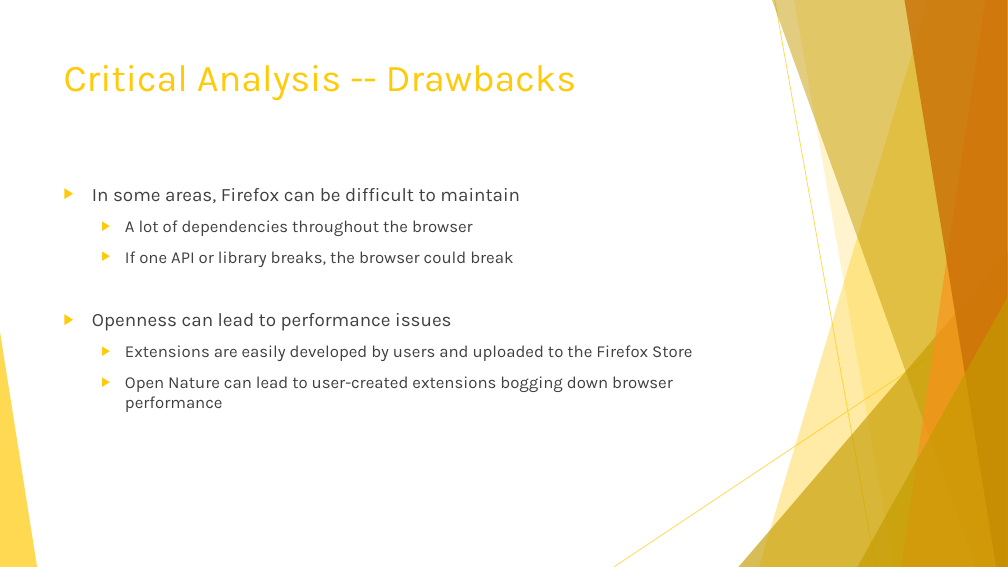
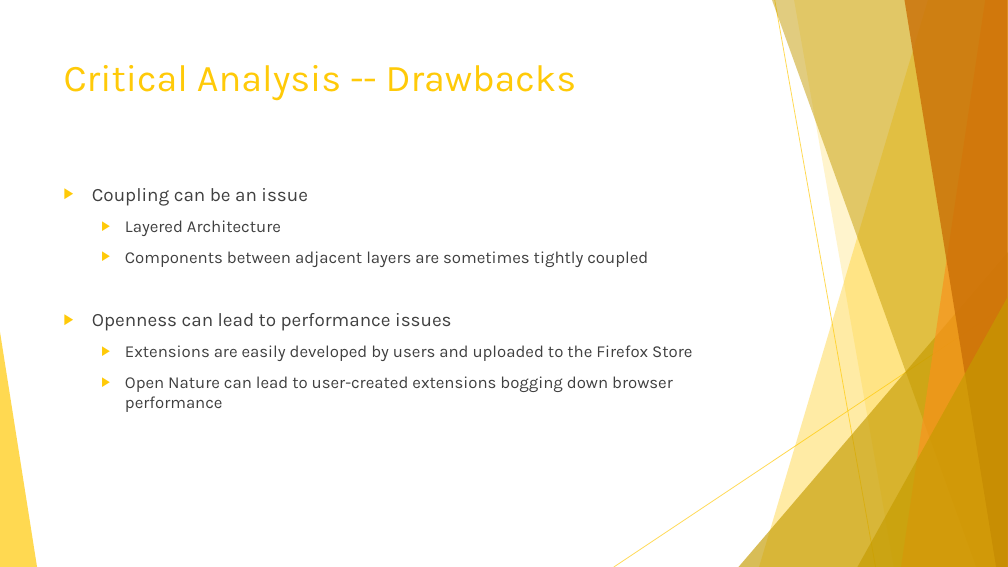
Before and after one commit to ryanlanguay/COMP_529_Project, a slide deck: slide 10 of Mozilla Firefox.pptx. Drawn at 1008x567 pixels with LibreOffice and Linux fonts; fonts in the diff are those of the drawing. Boxes give left, top, right and bottom in pixels: in the first picture for what was removed or moved away, otherwise in the second. Text is boxed around its words. In the diff, an @@ line names an element or a change of style, - is before the commit and + after.

Commit message:
changed drawbacks slide

```diff
--- a/Mozilla Firefox.pptx
+++ b/Mozilla Firefox.pptx
@@ text at [92, 188, 648, 267]: text changed @@
-▶ In some areas, Firefox can be difficult to maintain
-  ▶ A lot of dependencies throughout the browser
-  ▶ If one API or library breaks, the browser could break
+▶ Coupling can be an issue
+  ▶ Layered Architecture
+  ▶ Components between adjacent layers are sometimes tightly coupled
```
